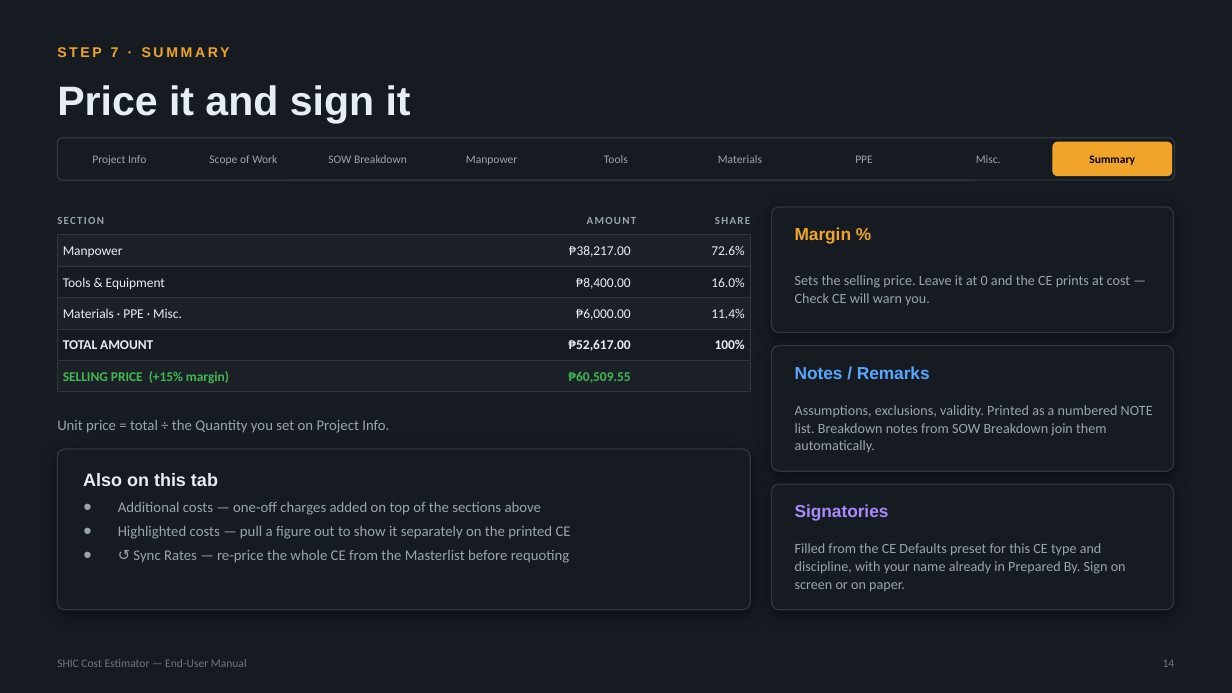
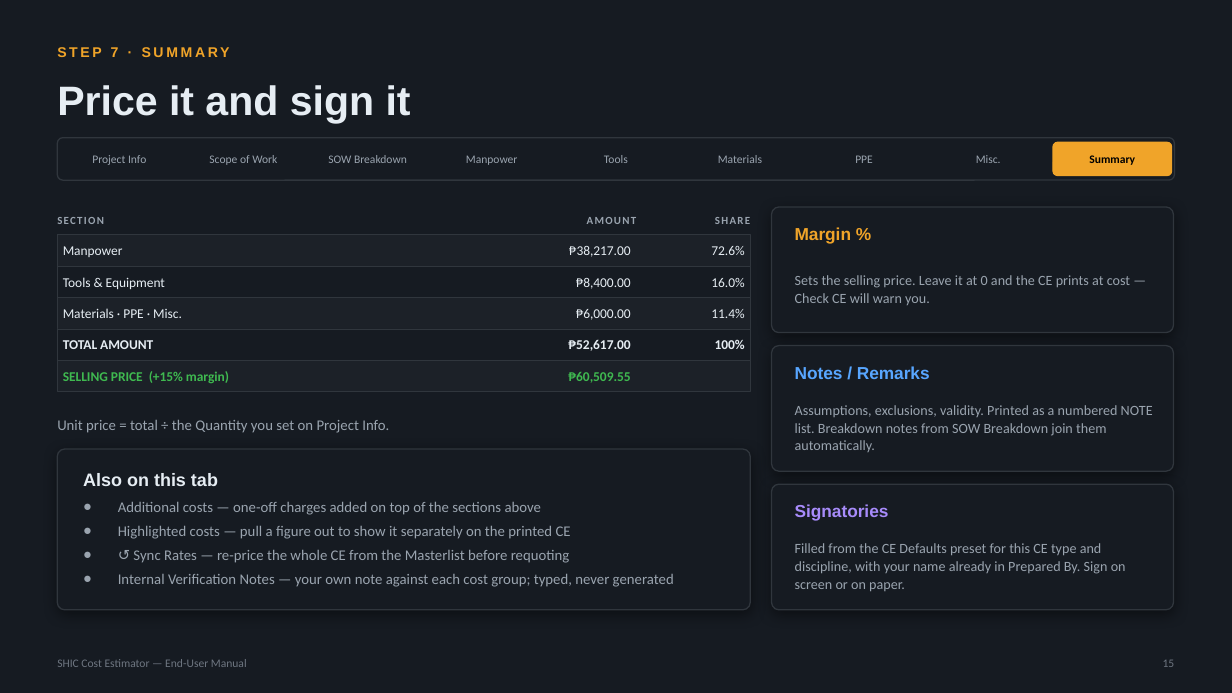
Before and after one commit to SYNERCORE/CostEstimation, a slide deck: slide 15 of docs/SHIC-Cost-Estimator-User-Manual.pptx (slide 14 before the commit). Drawn at 1232x693 pixels with LibreOffice and Linux fonts; fonts in the diff are those of the drawing. Boxes give left, top, right and bottom in pixels: in the first picture for what was removed or moved away, otherwise in the second. Text is boxed around its words. In the diff, an @@ line names an element or a change of style, - is before the commit and + after.

```diff
--- a/docs/SHIC-Cost-Estimator-User-Manual.pptx
+++ b/docs/SHIC-Cost-Estimator-User-Manual.pptx
@@ text at <box>118,574,674,587</box>: paragraph added @@
+● Internal Verification Notes — your own note against each cost group; typed, never generated
@@ text at <box>1163,660,1175,667</box>: text changed @@
-14
+15
```
Also in this commit, not shown: 11 other slides changed, 2 slides added, 4 other files.
